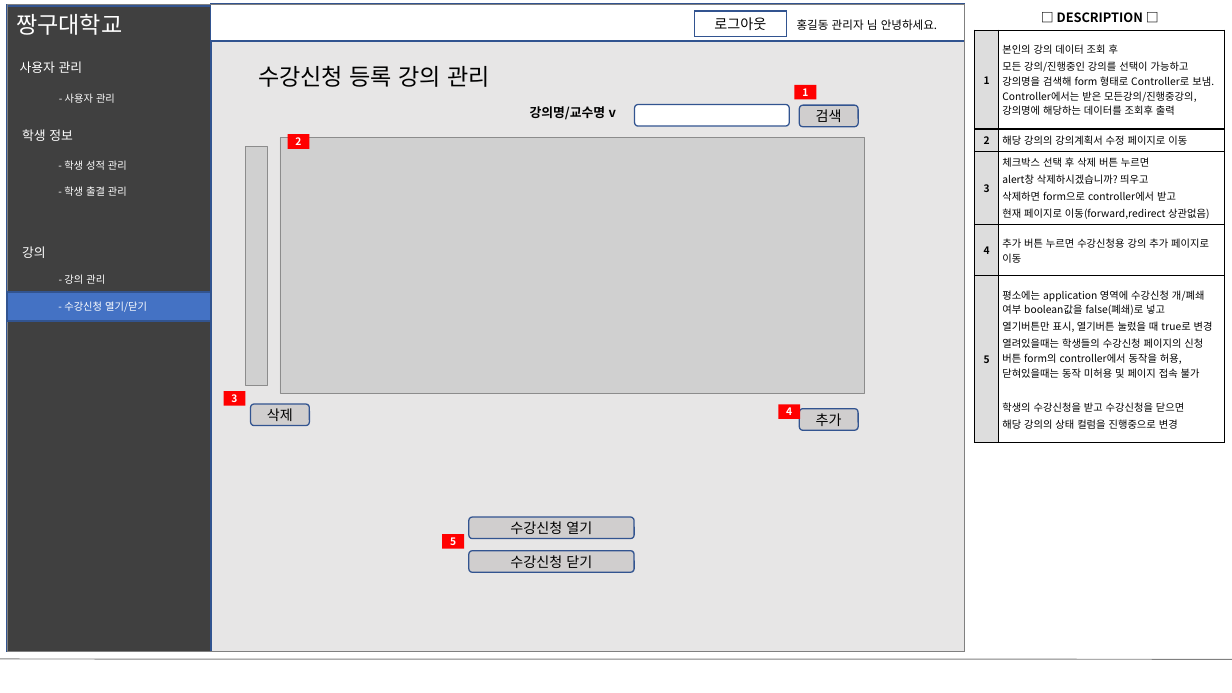
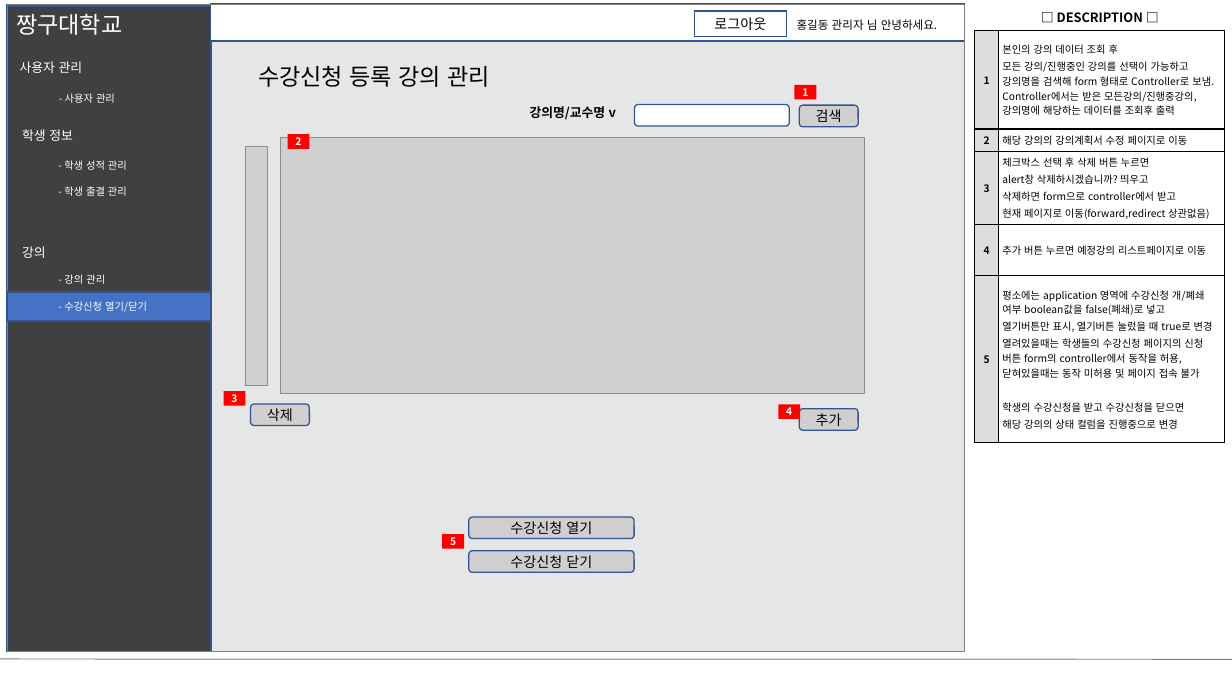
Before and after one commit to stacktack2/second_team_project, a slide deck: slide 47 of 04.산출물 제출/03.화면 설계서/화면설계서v6.pptx. Drawn at 1232x693 pixels with LibreOffice and Linux fonts; fonts in the diff are those of the drawing; grey boxes stand for pictures. Boxes give left, top, right and bottom in pixels: in the first picture for what was removed or moved away, otherwise in the second. Text is boxed around its words. In the diff, an @@ line names an element or a change of style, - is before the commit and + after.

```diff
--- a/04.산출물 제출/03.화면 설계서/화면설계서v6.pptx
+++ b/04.산출물 제출/03.화면 설계서/화면설계서v6.pptx
@@ table at box(975, 5, 1226, 433) @@
-row 5, column 2: 추가 버튼 누르면 수강신청용 강의 추가 페이지로 이동
+row 5, column 2: 추가 버튼 누르면 예정강의 리스트페이지로 이동
```
Also in this commit, not shown: 2 other slides changed.
